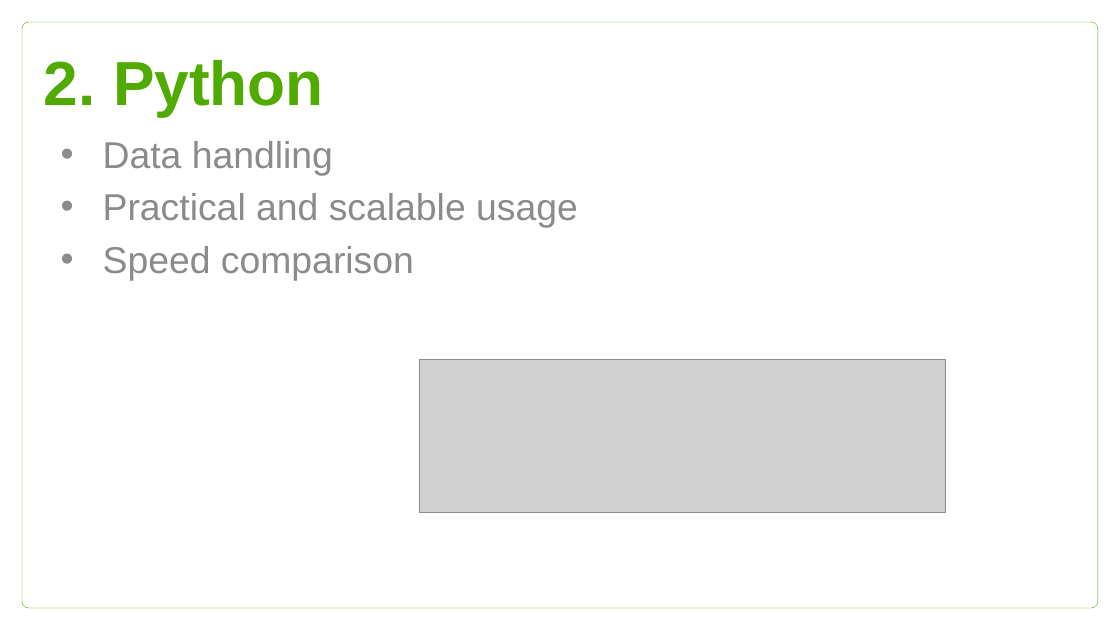
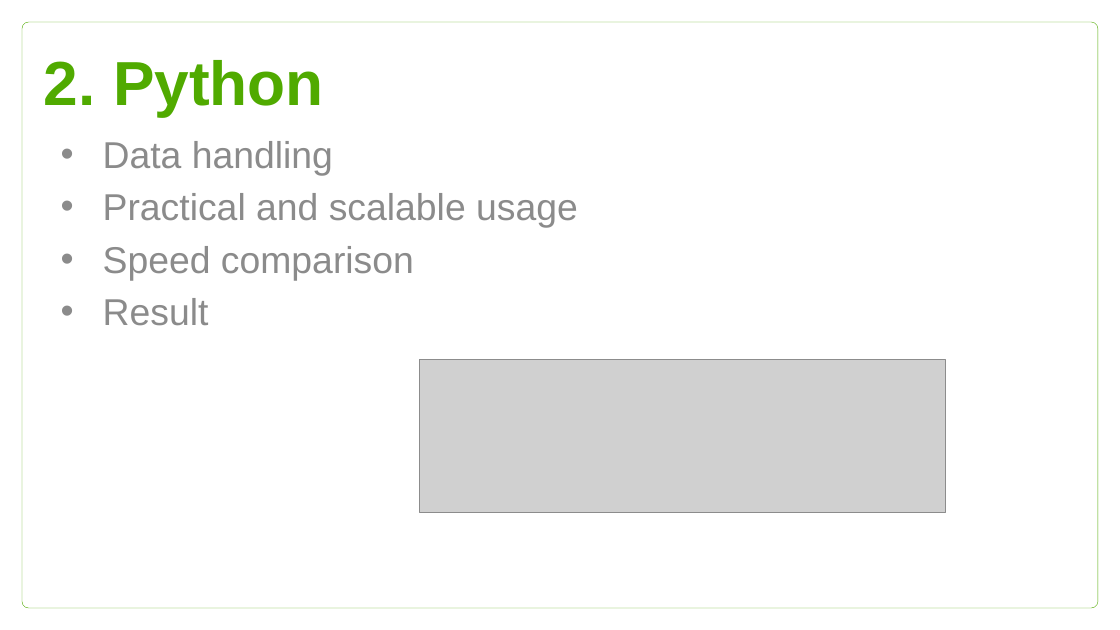
Before and after one commit to Btibor02/GroupWork, a slide deck: slide 4 of Groupwork ppt.pptx. Drawn at 1120x630 pixels with LibreOffice and Linux fonts; fonts in the diff are those of the drawing; grey boxes stand for pictures; background and template pictures are left out. Boxes give left, top, right and bottom in pixels: in the first picture for what was removed or moved away, otherwise in the second. Text is boxed around its words. In the diff, an @@ line names an element or a change of style, - is before the commit and + after.

```diff
--- a/Groupwork ppt.pptx
+++ b/Groupwork ppt.pptx
@@ subtitle at [103,298,209,326]: paragraph added @@
+• Result
```
Also in this commit, not shown: 2 other slides changed, 1 slide added.
